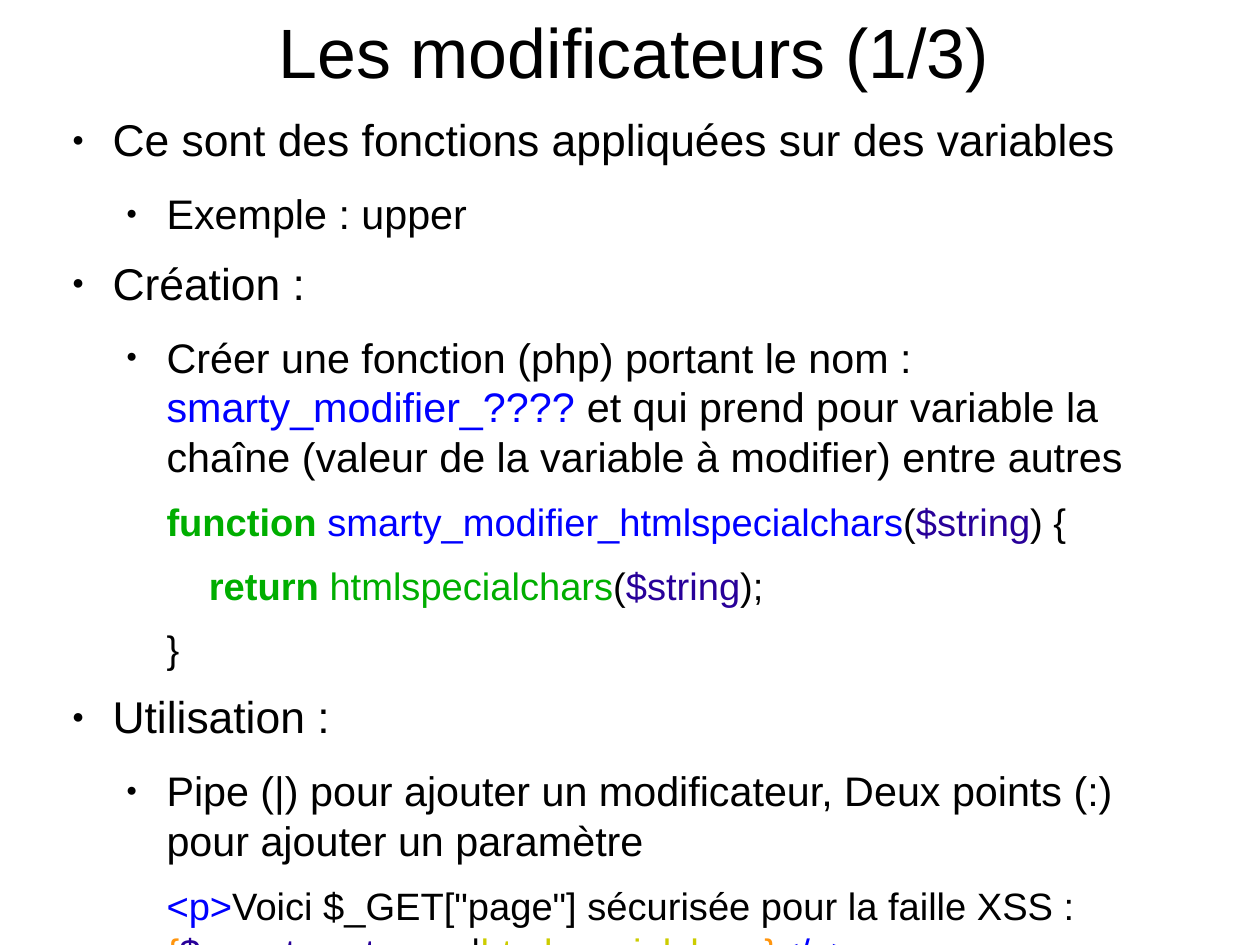
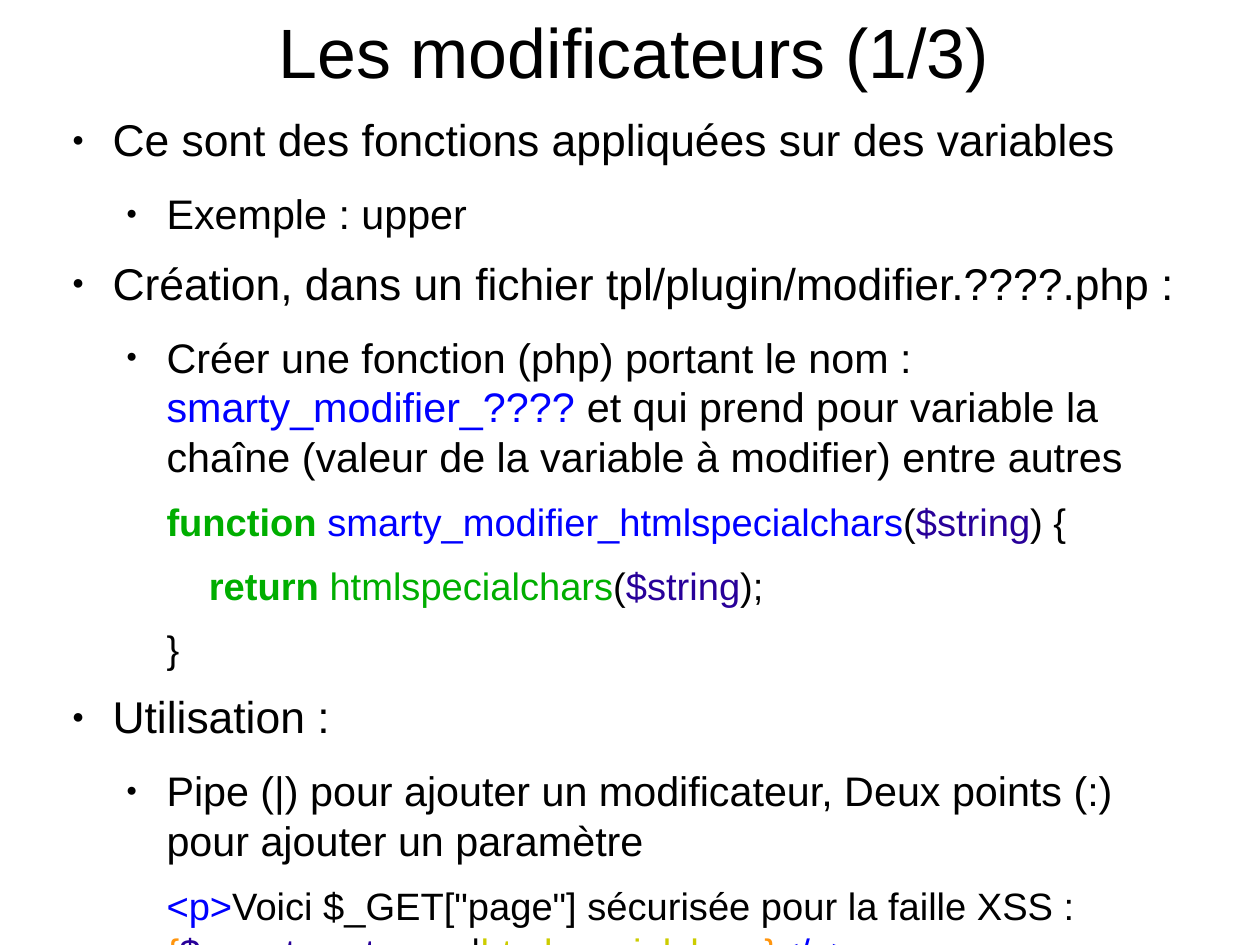
Before and after one commit to sion77/Bob-Project, a slide deck: slide 11 of docs/smarty.odp (slide 10 before the commit). Drawn at 1260x945 pixels with LibreOffice and Linux fonts; fonts in the diff are those of the drawing. Boxes give left, top, right and bottom in pixels: in the first picture for what was removed or moved away, otherwise in the second. Text is boxed around its words. In the diff, an @@ line names an element or a change of style, - is before the commit and + after.

```diff
--- a/docs/smarty.odp
+++ b/docs/smarty.odp
@@ text at box(113, 267, 1149, 309): text changed @@
-● Création :
+● Création, dans un fichier tpl/plugin/modifier.????.php :
```
Also in this commit, not shown: 3 other slides changed, 1 slide added.
